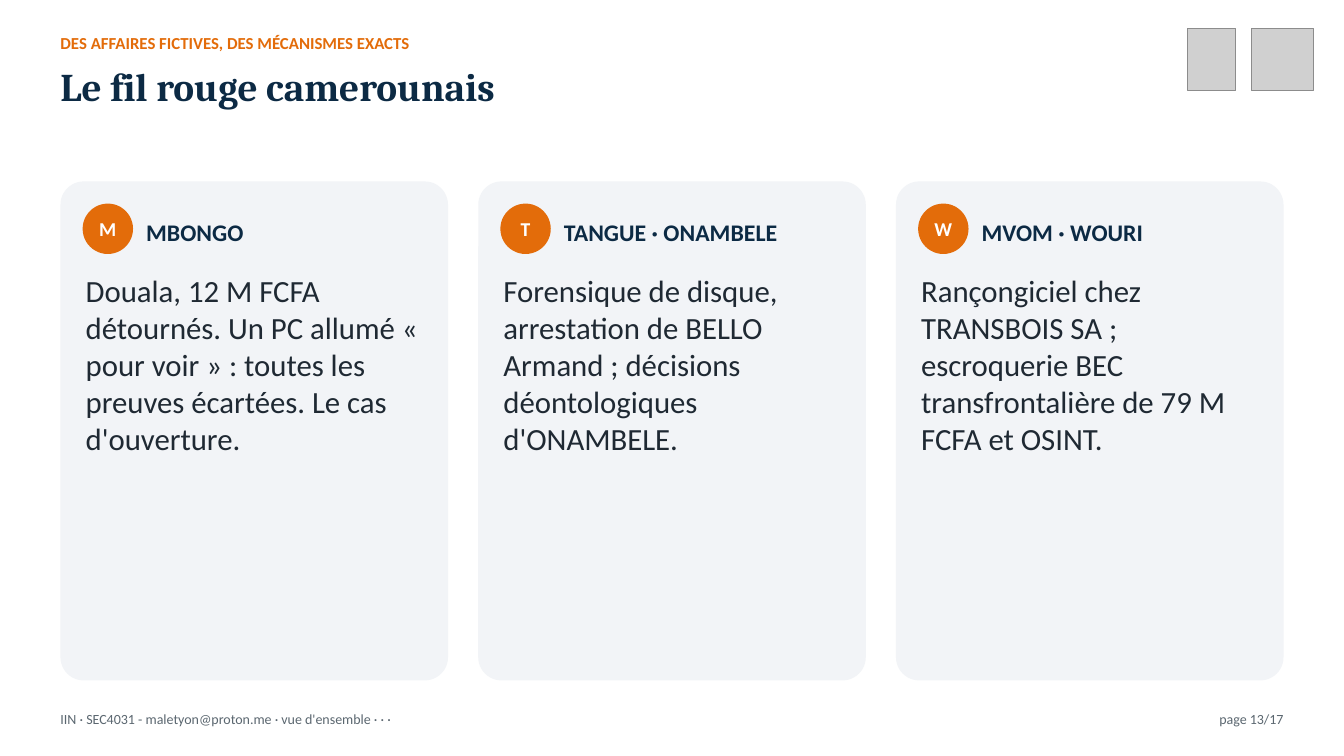
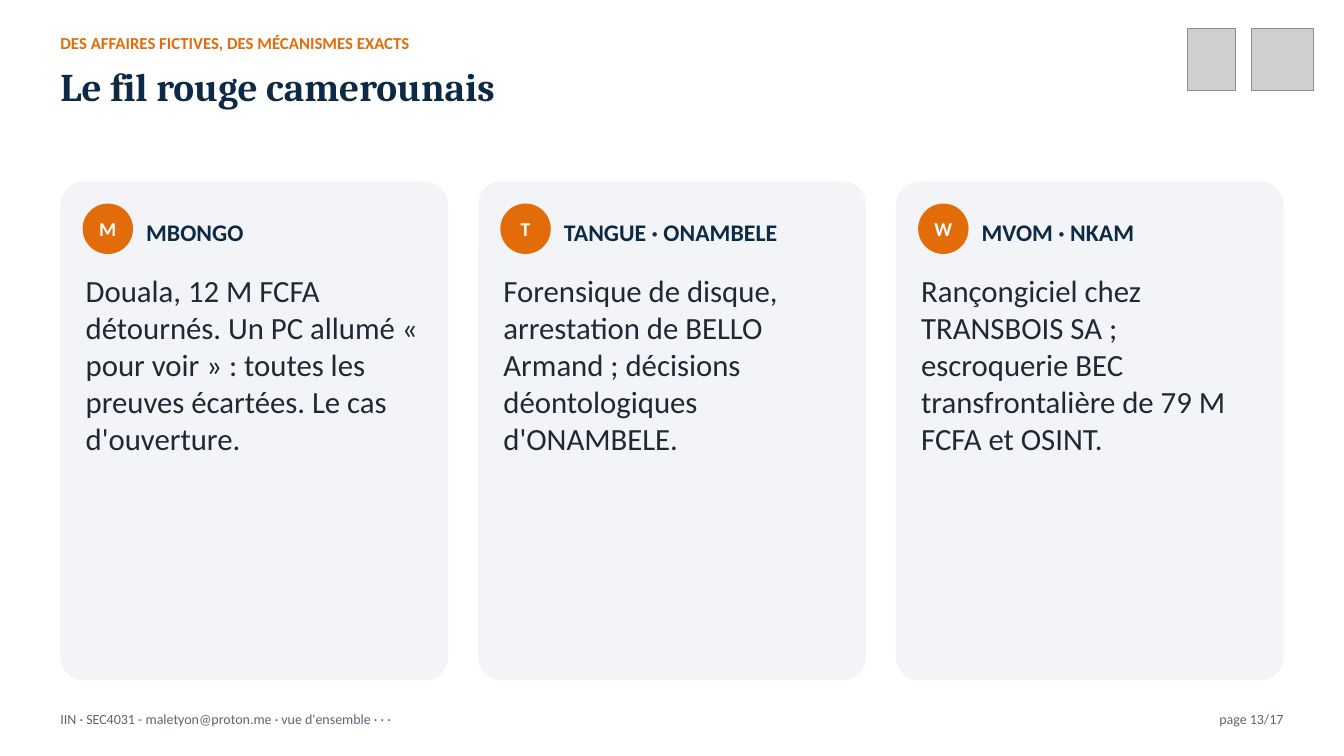
Before and after one commit to MaletYon/cours-iin, a slide deck: slide 13 of Présentation/IIN_00_vision_globale.pptx. Drawn at 1344x756 pixels with LibreOffice and Linux fonts; fonts in the diff are those of the drawing; grey boxes stand for pictures. Boxes give left, top, right and bottom in pixels: in the first picture for what was removed or moved away, otherwise in the second. Text is boxed around its words. In the diff, an @@ line names an element or a change of style, - is before the commit and + after.

```diff
--- a/Présentation/IIN_00_vision_globale.pptx
+++ b/Présentation/IIN_00_vision_globale.pptx
@@ text at (982,225,1134,241): text changed @@
-MVOM · WOURI
+MVOM · NKAM
```
Also in this commit, not shown: 1 other slide changed, 52 other files.
